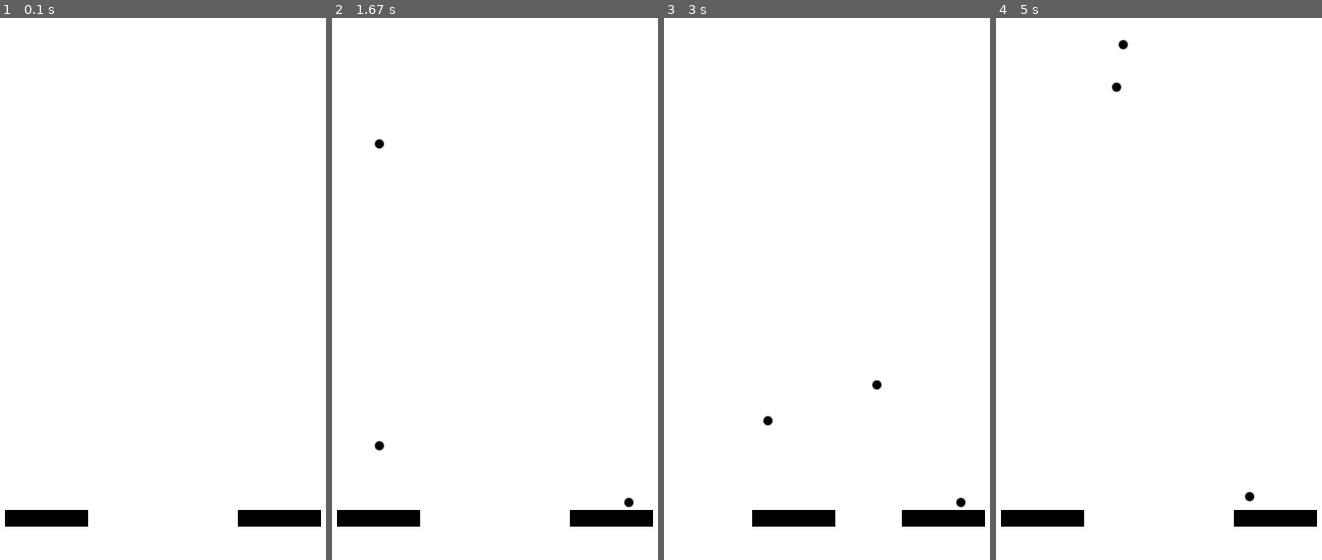
Above: before the commit, frames 1-4 (left to right).
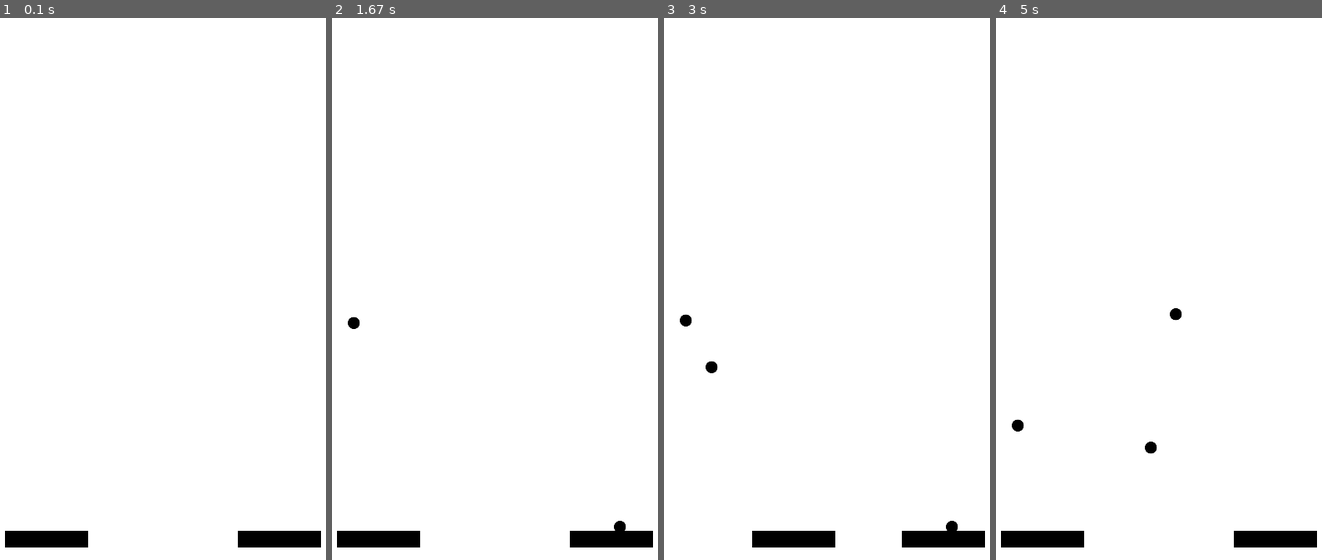
Above: after the commit, the same moments.

Repository: kondog/python_code
Game: pygame game, started from pygame/jugglingEmu/main.py
The game is run twice, just before and just after one commit, with the same random seed, the same clock (stepped at 60 frames per second) and the same inputs. The source is Python 2; it was converted automatically to run under Python 3.
Inputs:
- Up to frame 1 (0.1 s): no input
- Up to frame 2 (1.67 s): hold Right 0.33-0.8 s; hold Right 0.83-1.3 s; hold Left from 1.33 s (still down)
- Up to frame 3 (3 s): release Left at 1.87 s; hold Right 2.33-2.97 s
- Up to frame 4 (5 s): hold Left 3-3.47 s; hold Right 3.5-3.97 s; hold Right 4-4.47 s; hold Left from 4.5 s (still down)

The runs differ from the first frame. In frame 1, 3.1% of the frame differs, in the area x 1-99%, y 90-98%; in frame 2, 3.3%; in frame 3, 3.4%; in frame 4, 3.5%, in the area x 1-99%, y 4-98%.

Commit message:
画面サイズを2倍に拡張

Diff:
--- a/pygame/jugglingEmu/ball.py
+++ b/pygame/jugglingEmu/ball.py
@@ -74,19 +74,20 @@
             # 衝突した時に左手から右手にワープ(Todo:ワープは変更したい)
             self.setSpeed( 0,0 )
             self.setRect_pos( self.sysData.rightBarX + 20
-                            , self.sysData.barY - 20 )
+                            , self.sysData.barY - 30 )
         # 待機状態
         elif self.sysData.stateWait == self.getState():
             if self._shootTiming > 25:
                 self._shootTiming = 0
                 self.setState( self.sysData.stateRight2Left )
                 self.setRect_pos( self.sysData.rightBarX
-                                , self.sysData.barY - 10 )
+                                , self.sysData.barY - 15 )
         # 右から左
         elif self.sysData.stateRight2Left == self.getState():
             self.moveRight2Left( ssContainer )
 
     #shootTiming
+    # TODO:射出時間は多分もっとスマートに実装した方がいい。別のクラス持たせるとか。
     def getShootTiming( self ):
         return self._shootTiming
     def setShootTiming( self ):
@@ -109,7 +110,7 @@
 
         # 初速度とボールの着地点から横軸の速度を算出
         xSpeed = ssContainer.getVx( siteswap, landingFlag )
-        self.setSpeed( -1.0*xSpeed ,-1.0*initSpeed )
+        self.setSpeed( -1*xSpeed ,-1*initSpeed )
         print "moveRight2Left siteswap, xSpeed, initSpeed"
         print str(siteswap) + ", " + str(xSpeed) + ", " + str(initSpeed)
 
--- a/pygame/jugglingEmu/bar.py
+++ b/pygame/jugglingEmu/bar.py
@@ -28,4 +28,4 @@
         if keyList[K_LEFT]:
             self.setRect_pos( self.sysData.leftBarX, self.sysData.barY )
         if keyList[K_RIGHT]:
-            self.setRect_pos( self.sysData.leftBarX + 100, self.sysData.barY )
+            self.setRect_pos( self.sysData.leftBarX + 200, self.sysData.barY )
--- a/pygame/jugglingEmu/doc/_build/html/_sources/BallMove.txt
+++ /dev/null
@@ -1,110 +0,0 @@
-=========================
-ボールの動き等の設計
-=========================
-
-:著者: kondog
-
-ボールの状態
-============
-
-ボールはこのソフト上で
-下記の状態遷移表に従う。
-
-.. table:: 状態遷移表
-
-    =========== =================== ===========
-    状態        意味                次状態
-    =========== =================== ===========
-    初期状態    動作直後の状態      左から右
-    左から右    手渡し              待機状態
-    待機状態    待ち合わせ中        右から左
-    右から左    ボール投げ上げ      左から右
-    =========== =================== ===========
-
-.. note::
-
-    | 待機状態で一定フレーム待った後、
-    | 右から左へ状態移行する。
-    | これによってボールは常に一定間隔を保持する。
-
-ボールの動作
-============
-
-初速度vy0,横向速度vxを直値で与えて
-右手左手の幅lに合わせて落ちるようにする。
-
-.. note::
-
-    | ホントはvy0に合わせてvxは
-    | 動的に決定するようにしたいけどできなかったので直値で。。。
-    | 計算式は一度求めたが上手くいかなかった。
-    | 本ドキュメントのソースにてコメントアウト中。
-
-.. ボールの投げ上げ～着地までの動きは下記を満たす(はず)。
-..
-.. .. math::
-..
-..     l = vx * t
-..
-..     t = sum^{n=\frac{vy0}{g}}_{n=0}vy0-ng
-..
-.. .. table:: 変数定義
-..
-..     ======= =========================
-..     変数名  意味
-..     ======= =========================
-..     l       右手左手間の距離
-..     vx      ボールの横向きの速度
-..     t       ボールの滞空時間
-..     vy0     ボールの縦向きの初速度
-..     g       重力加速度
-..     ======= =========================
-..
-.. ここで、lは定数なので1番目の式をvxの関数に変更し、
-.. 重力加速度をg=1とすると
-..
-.. .. math::
-..
-..     vx = \frac{l}{t}
-..
-..     t = sum^{n=vy0}_{n=0}vy0-n
-..
-.. これを解いて
-..
-.. .. math::
-..
-..     vx = \frac{2*l}{vy0*(vy0-1)}
-
-vy0は3種類、lは2種類用意する。
-
-手の幅について
---------------
-
-右手のみ動作する。
-右手の右側、右手の左側の2パターン。
-
-ボールの高さについて
---------------------
-
-| 3段階(high,middle,low)がサイトスワップに矛盾しないよう選択される。
-| 現段階ではフォローするのはシャワーパターンの簡単なもののみ。
-| 51
-| 7131
-| 913131
-
-.. note::
-
-    TODO:
-        サイトスワップ的に矛盾しないよう自動で計算したい。
-        あとシャワーパターンだけじゃなく両手でガンガン投げる
-        ようにしたい。
-
-ボールの間隔
-============
-
-| ボールとボールの間隔を
-| 手から離れた後のフレーム数で
-| 管理する。
-| ボールAが右手から射出された後、
-| ボールBは一定フレーム数分待ってから
-| 射出される。
--- a/pygame/jugglingEmu/doc/_build/html/_sources/architecture.txt
+++ /dev/null
@@ -1,15 +0,0 @@
-=========================
-Expert Python Programming
-=========================
-
-:著者: Tarek
-:出版社: Packt Publishing
-
-内容
-====
-
-Pythonのエキスパート向けの本。Pythonの内部のアルゴリズムにも言及しつつ
-マニアックな文法の適切な使い方の紹介に始まり、アジャイルソフトウェア開発
-をPythonで行うためのテストツール、継続的インテグレーションのツールなどの
-紹介や、よりよいプログラムのための、Pythonのためのデザインパターン、
-パフォーマンスチューニングなど、幅広く、深い内容の本。
--- a/pygame/jugglingEmu/doc/_build/html/_sources/index.txt
+++ /dev/null
@@ -1,27 +0,0 @@
-.. juggleEmu documentation master file, created by
-   sphinx-quickstart on Tue Apr 30 14:26:52 2013.
-   You can adapt this file completely to your liking, but it should at least
-   contain the root `toctree` directive.
-
-Welcome to juggleEmu's documentation!
-=====================================
-
-juggleEmuとは？
-===============
-| juggleEmuはジャグリングゲームです。
-| 大体のイメージは `任天堂のあれ <http://blogs.yahoo.co.jp/showagamer/21613986.html>`_ と同じ。
-| サイトスワップを使用したジャグリングゲームができたら面白かろうと思って作成中。
-
-Contents:
-
-.. toctree::
-   :maxdepth: 2
-
-   BallMove
-
-Indices and tables
-==================
-
-* :ref:`genindex`
-* :ref:`modindex`
-* :ref:`search`
--- a/pygame/jugglingEmu/main.py
+++ b/pygame/jugglingEmu/main.py
@@ -7,25 +7,9 @@
 
 from ball          import BallObj
 from bar           import BarObj
+from screen        import PygScreen
 from objMediator   import Mediator
 from systemData    import SysData
-
-class PygScreen():
-    def __init__(self):
-        self._size      = [0,0]
-        self._screen    = None
-    def setSize( self, sizeX, sizeY ):
-        self._size = [sizeX, sizeY]
-    def setDisplay( self ):
-        self._screen = pygame.display.set_mode( self._size )
-    def getSize( self ):
-        return self._size
-    def displayFill( self, color ):
-        self._screen.fill( color )
-    def displayBlit( self, ballObj, ballRect ):
-        self._screen.blit( ballObj, ballRect )
-    def displayFlip( self ):
-        self._screen = pygame.display.set_mode( self._size )
 
 if __name__ == "__main__":
     sysData = SysData()
@@ -34,9 +18,11 @@
     pygame.init()
 
     screen = PygScreen()
-    screen.setSize( sysData.screenSizeX,
-                    sysData.screenSizeY)
+    screen.setSize( sysData.screenSizeX,sysData.screenSizeY)
     screen.setDisplay( )
+    screen.setDrawSurfaceSize(
+            sysData.screenSizeX*2,sysData.screenSizeY*2)
+    screen.setDrawSurface()
 
     balls = []
 
@@ -52,8 +38,11 @@
 
     ballMakeTiming  = 0
     ballShootTiming = 0
+
+    clock = pygame.time.Clock()
     while True:
-        time.sleep(sysData.waitTime)
+        clock.tick(sysData.waitTime)
+
         for event in pygame.event.get():
             if event.type == pygame.QUIT: sys.exit()
 
@@ -72,7 +61,8 @@
         # ボールの次のフレームの動作
         for ball in balls:
             ball.ballMove()
-            ball.decideBallPosition(pygame.key.get_pressed(), screen.getSize() )
+            ball.decideBallPosition(pygame.key.get_pressed(),
+                                    screen.getSize() )
         #print balls[0].getBallrect()
 
         # ボールとバーが衝突した際の動作
--- /dev/null
+++ b/pygame/jugglingEmu/screen.py
@@ -0,0 +1,30 @@
+# -*- coding:utf-8 -*-
+import sys, pygame
+
+class PygScreen():
+    def __init__(self):
+        self._size              = [0,0]
+        self._drawSurfaceSize   = [0,0]
+        self._screen            = None
+        self._drawScreen        = None
+    def setSize( self, sizeX, sizeY ):
+        self._size = [sizeX, sizeY]
+    def setDrawSurfaceSize( self, sizeX, sizeY ):
+        self._drawSurfaceSize = [sizeX, sizeY]
+    def getDisplay( self ):
+        return self._screen
+    def setDisplay( self ):
+        self._screen = pygame.display.set_mode( self._size )
+        pygame.display.set_caption( "Gatto Game" )
+    def setDrawSurface( self ):
+        self._drawScreen = pygame.transform.smoothscale(
+                           self._screen,self._drawSurfaceSize)
+    def getSize( self ):
+        return self._drawSurfaceSize
+    def displayFill( self, color ):
+        self._drawScreen.fill( color )
+    def displayBlit( self, ballObj, ballRect ):
+        self._drawScreen.blit( ballObj, ballRect )
+        self._screen.blit(
+                pygame.transform.scale(self._drawScreen,self._size )
+                ,(0,0))
--- a/pygame/jugglingEmu/siteswapContainer.py
+++ b/pygame/jugglingEmu/siteswapContainer.py
@@ -5,24 +5,25 @@
 
 class SiteSwapContainer():
     def __init__( self ):
-        self._siteswap = [5]
+        self._siteswap = [5,5,5]
 
         # ボールの初速度はサイトスワップの配列
-        self._initSpeed = { 3:  5.0
-                           ,5: 10.0
-                           ,7: 15.0
-                           ,9: 20.0 }
+        self._initSpeed = { 3:  7
+                           ,5: 14
+                           ,7: 21
+                           ,9: 27 }
 
         # vxはサイトスワップとボール着地点の2次元配列
+        # TODO: 2桁使って着弾点をより細かくしたい。。
         self._vx = [[0 for j in range(2)] for i in range(10) ]
-        self._vx[3][0] = 8.0
-        self._vx[3][1] = 5.0
-        self._vx[5][0] = 4.0
-        self._vx[5][1] = 3.0
-        self._vx[7][0] = 3.0
-        self._vx[7][1] = 2.0
-        self._vx[9][0] = 2.0
-        self._vx[9][1] = 1.5
+        self._vx[3][0] = 8
+        self._vx[3][1] = 12
+        self._vx[5][0] = 4
+        self._vx[5][1] = 6
+        self._vx[7][0] = 3
+        self._vx[7][1] = 4
+        self._vx[9][0] = 2
+        self._vx[9][1] = 3
 
     def getSiteswap(self):
         return self._siteswap
@@ -37,11 +38,16 @@
         if option == 1:
             self._siteswap = [5,5,5]
         elif option == 2:
-            #self._siteswap = [5,5,5]
             self._siteswap = [7,3]
         elif option == 3:
-            #self._siteswap = [5,5,5]
             self._siteswap = [9,3,3]
+        ##簡易テスト用
+        #if option == 1:
+        #    self._siteswap = [7,7,7]
+        #elif option == 2:
+        #    self._siteswap = [7,7]
+        #elif option == 3:
+        #    self._siteswap = [7,7,7]
 
     # サイトスワップリストからpullする
     # リストがなくなった場合補充する
--- a/pygame/jugglingEmu/systemData.py
+++ b/pygame/jugglingEmu/systemData.py
@@ -8,16 +8,16 @@
         self._ballSpeed         = [0,0]
         self._ballInitSpeed_MAX = -15
         self._ballInitSpeed_MIN = 0
-        self._leftBarX          = 60
-        self._rightBarX         = 340
+        self._leftBarX          = 60*2
+        self._rightBarX         = 340*2
         self._screenSizeY       = 650
-        self._barY              = self._screenSizeY - 50
+        self._barY              = self._screenSizeY*2 - 50
         self._screenColor       = 255,255,255
         self._screenSizeX       = 400
         self._ballBmp           = "img/ball.bmp"
         self._barBmp            = "img/bar.bmp"
         self._warpBMP           = "img/warp.bmp"
-        self._waitTime          = 0.015
+        self._waitTime          = 100
         self._accele            = 0.3
         # 状態設定値
         self._stateIdle         = 0
Binary file removed: pygame/jugglingEmu/doc/_build/doctrees/environment.pickle
Binary file removed: pygame/jugglingEmu/doc/_build/html/_static/ajax-loader.gif
Binary file removed: pygame/jugglingEmu/doc/_build/html/_static/comment-bright.png
Binary file removed: pygame/jugglingEmu/doc/_build/html/_static/comment-close.png
Binary file removed: pygame/jugglingEmu/doc/_build/html/_static/comment.png
Binary file removed: pygame/jugglingEmu/doc/_build/html/_static/down-pressed.png
Binary file removed: pygame/jugglingEmu/doc/_build/html/_static/down.png
Binary file removed: pygame/jugglingEmu/doc/_build/html/_static/file.png
Binary file removed: pygame/jugglingEmu/doc/_build/html/_static/minus.png
Binary file removed: pygame/jugglingEmu/doc/_build/html/_static/plus.png
Binary file removed: pygame/jugglingEmu/doc/_build/html/_static/up-pressed.png
Binary file removed: pygame/jugglingEmu/doc/_build/html/_static/up.png
(and 27 more such lines)
